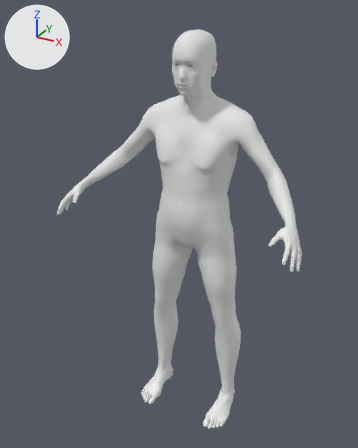
The glTF model game/assets/humans/human_male_elder.glb, before and after one commit.
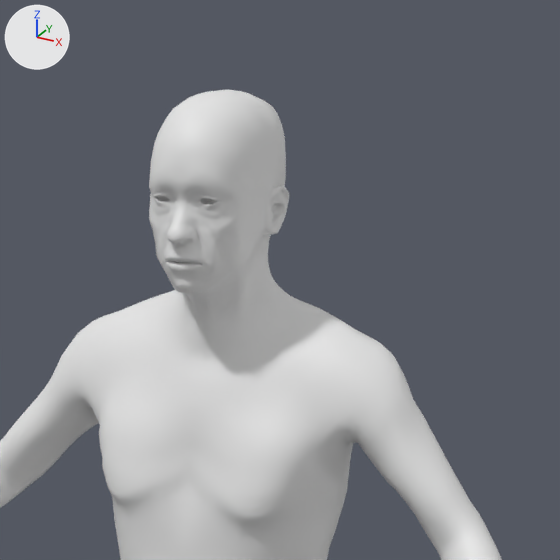
Each version appears first whole from a camera (50 mm lens) standing at (0.878, -1.761, 1.782) and looking at (-0.039, -0.094, 0.948), and next in a close-up on the part from 34% to 85% of the width and 0% to 41% of the height. Lighting does not change. The marker at upper left points along +X, +Y and +Z. The older version's two pictures come first. Materials are left out; every surface is plain grey. Vertices at exactly the same position are counted once.

Objects in the first close-up: 'Body'.
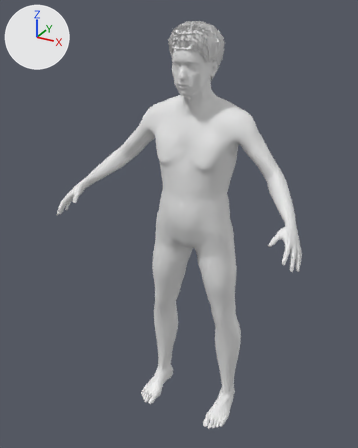
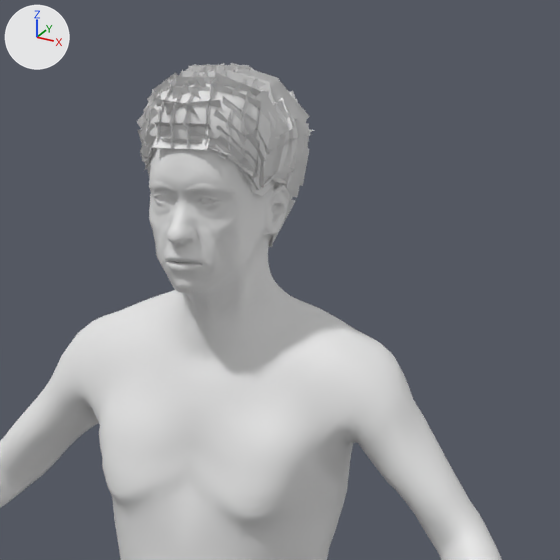
Boxes [x1, y1, x2, y2] around the edits, measured in the close-ups (560 x 560 px):
'Body', reshaped
    before: [0, 89, 502, 560]
    after: [0, 63, 502, 560]
part 1 of me_mesh_0, added
    after: [137, 63, 314, 247]

What the commit changed:
me_mesh_0 is used by ob_body; location (0.0, 0.0, 0.0).
me_mesh_0 had 13380 vertices, 26756 faces and spanned x -0.52..0.52, y -0.33..0.11, z 0.0..1.7.
me_mesh_0 now has 15796 vertices, 29312 faces and spans x -0.52..0.52, y -0.33..0.11, z 0.0..1.73.
me_mesh_0 part 1: 2416 vertices added at x -0.1..0.1, y -0.15..0.09, z 1.52..1.73.
